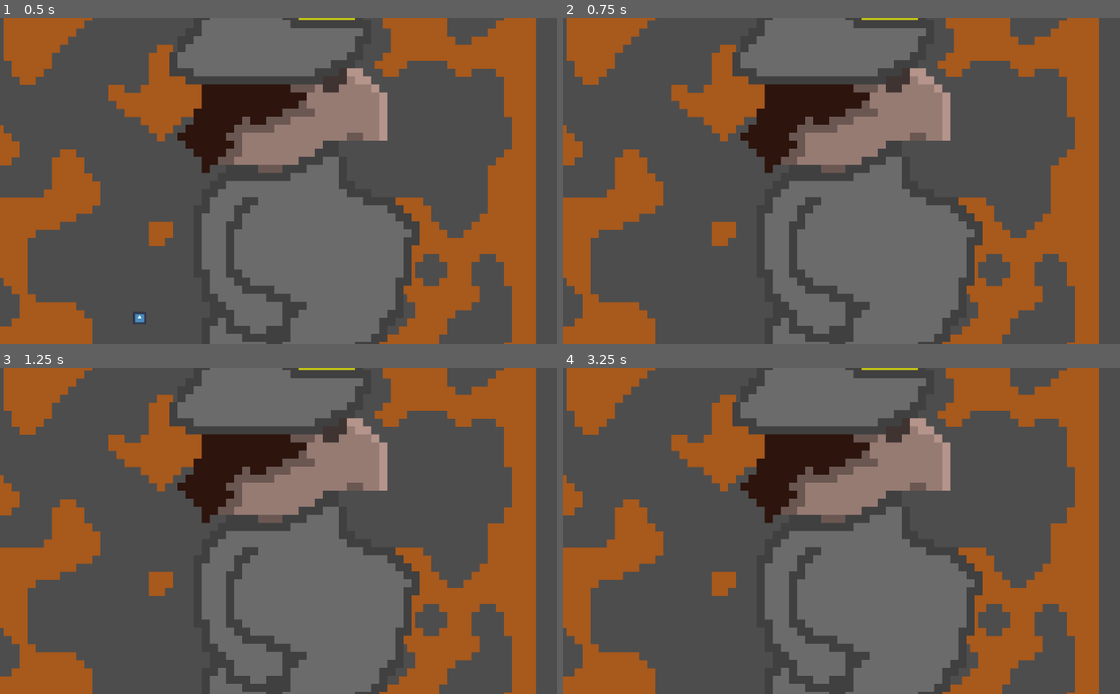
Above: before the commit, frames 1-4 (two rows, left to right).
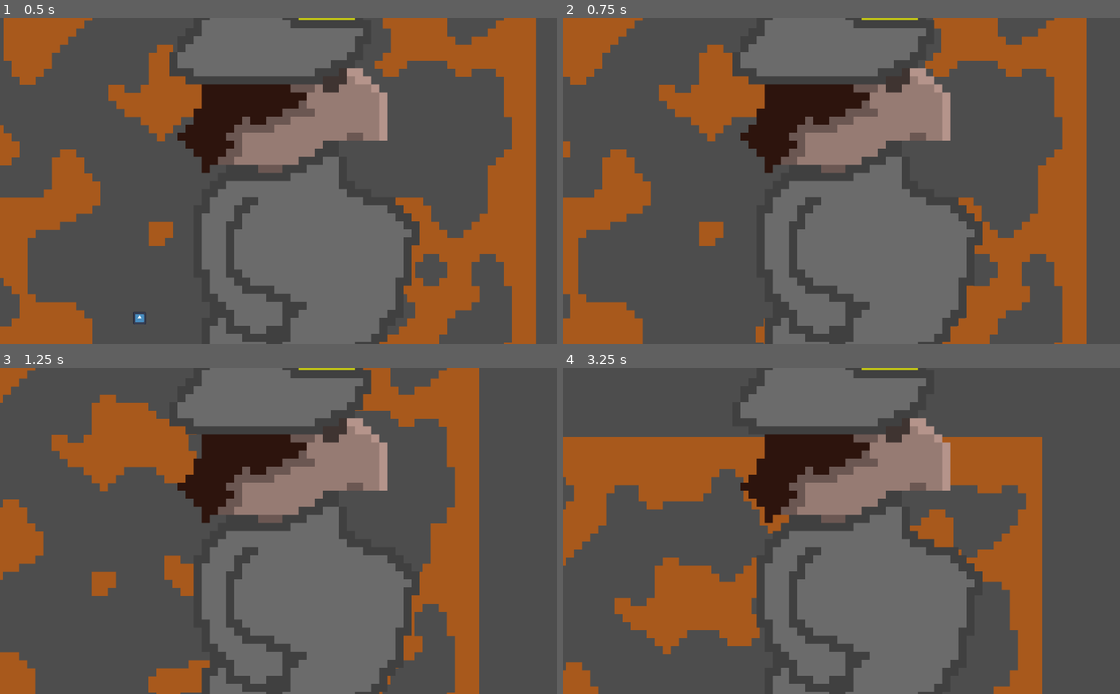
Above: after the commit, the same moments.

Repository: juusoHaaja/raketinheitin
Game: Godot game, scene res://function/world/main.tscn
Same seed, same stepped clock (60 frames per second), same inputs: the game is played once before the commit and once after it. The engine's default icon, where the game draws it, is replaced by a stand-in: a white triangle on a blue panel in a dark square.
Inputs (mouse positions are in pixels of both pictures, inside the frame that each line leads up to):
- Up to frame 1 (0.5 s): no input
- Up to frame 2 (0.75 s): move the mouse to (980, 164) at 0.52 s; hold D (right) from 0.53 s (still down); click (980, 164) at 0.67 s
- Up to frame 3 (1.25 s): keep holding D (right)
- Up to frame 4 (3.25 s): move the mouse to (735, 547) at 1.27 s; release D (right) at 1.28 s; hold S (down) 1.28-2.03 s; tap Enter at 2 s; move the mouse to (913, 459) at 2.02 s; hold D (right) 2.03-2.78 s; tap Space at 2.75 s; move the mouse to (824, 596) at 2.77 s; hold W (up) from 2.78 s (still down); click (824, 596) at 2.92 s

Frame 1 is identical in both runs. In frame 2, 11% of the frame differs, in the area x 0-97%, y 0-100%; in frame 3, 26%; in frame 4, 35%.

Commit message:
gfgfgfgf

Diff:
--- a/function/player/player.gd
+++ b/function/player/player.gd
@@ -43,12 +43,8 @@
     print(local_collisions)
     if local_collisions.size() > 0:
         for point in local_collisions:
-            if point.y > collider.shape.size.y - 0.1:
+            if point.y > collider.shape.size.y / 2.0 - 0.01:
                 return true
-
-
-
-
 
     return false
 
